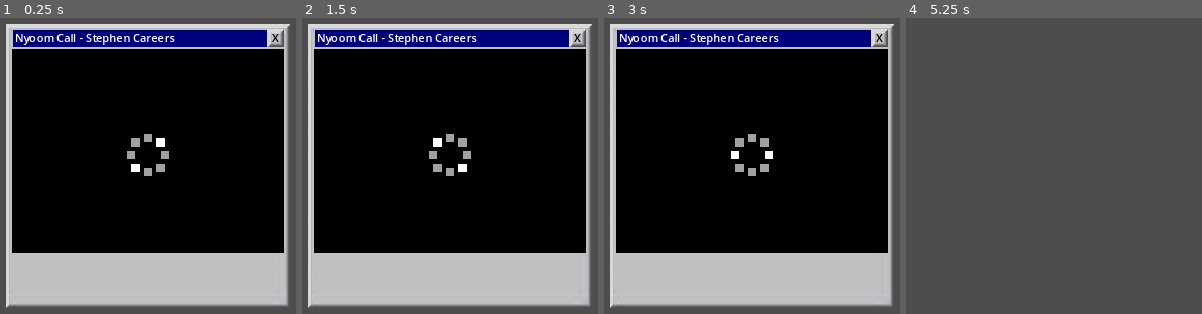
Above: before the commit, frames 1-4 (left to right).
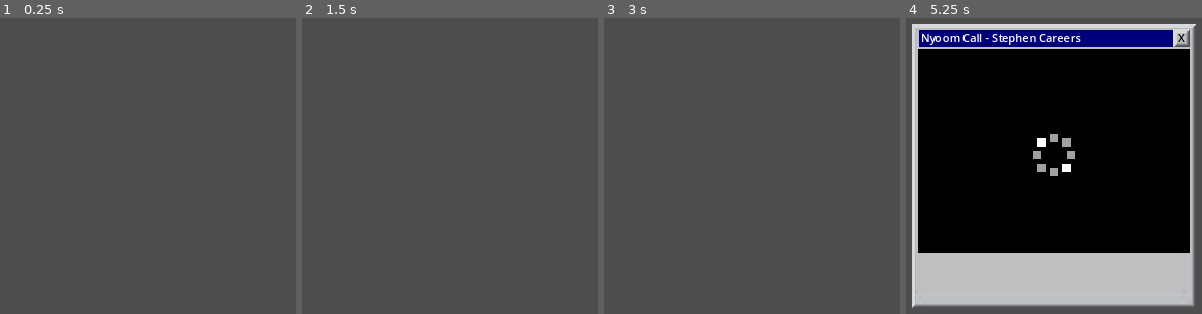
Above: after the commit, the same moments.

Repository: SeanGreeley/2025-Chillennium-Drury
Game: Godot game, scene res://scenes/VideoCall.tscn
Two runs of this game, one before a commit and one after it. Both use one fixed random seed, a clock stepped at 60 frames per second and the inputs below. The project has no main scene, so this scene is started directly.
Inputs (mouse positions are in pixels of both pictures, inside the frame that each line leads up to):
- Up to frame 1 (0.25 s): no input
- Up to frame 2 (1.5 s): click (577, 38) at 0.52 s; click (577, 38) at 1.27 s
- Up to frame 3 (3 s): click (879, 38) at 2.02 s
- Up to frame 4 (5.25 s): tap Enter at 4.25 s

The runs differ from the first frame. In frame 1, 91% of the frame differs, in the area x 2-98%, y 2-98%; in frame 2, 91%; in frame 3, 91%; in frame 4, 91%.

Commit message:
Got Email Buttons Working!

Diff:
--- a/scripts/EmailController.gd
+++ b/scripts/EmailController.gd
@@ -33,13 +33,19 @@
 	$VBoxContainer/Text.text = clickedMail["text"]
 	$VBoxContainer/Links.text = clickedMail["links"]
 
-func delete_by_subject():
+func delete_by_subject(deleteSubject:String):
 	for i in $ItemList.item_count:
-		if str($ItemList.get_item_text(i)) == Global.currentSubject:
+		if str($ItemList.get_item_text(i)) == deleteSubject:
 			$ItemList.remove_item(i)
+	Global.currentSubject = "Void"
+	$VBoxContainer/From.text = ""
+	$VBoxContainer/Email.text = ""
+	$VBoxContainer/Subject.text = ""
+	$VBoxContainer/Text.text = ""
+	$VBoxContainer/Links.text = ""
 
 func _on_delete_button_pressed():
-	delete_by_subject()
+	delete_by_subject(Global.currentSubject)
 
 func _on_forward_button_pressed():
-	delete_by_subject()
+	delete_by_subject(Global.currentSubject)
--- a/scripts/emailButtons.gd
+++ b/scripts/emailButtons.gd
@@ -11,7 +11,6 @@
 		if (text == "Delete" and Global.emails[Global.currentSubject]["value"] == 1) or (text != "Delete" and Global.emails[Global.currentSubject]["value"] == -1):
 			Global.incorrectEmails+=1
 			var newCall = callScene.instantiate()
-			await get_tree().create_timer(3.0).timeout
 			get_tree().root.add_child(newCall)
 		else:
 			Global.correctEmails+=1
--- a/scripts/video_call.gd
+++ b/scripts/video_call.gd
@@ -4,10 +4,13 @@
 var speechText = ""
 
 func _ready():
+	visible = false
 	$Speech.visible_ratio = 0
 	rawRatio = 0
 	speechText = Global.emails[Global.currentSubject]["anger"]
 	$Speech.text = speechText
+	await get_tree().create_timer(3.0).timeout
+	visible = true
 	$Stephen.play("loading")
 	$CallSound.play()
 	await get_tree().create_timer(3.0).timeout
